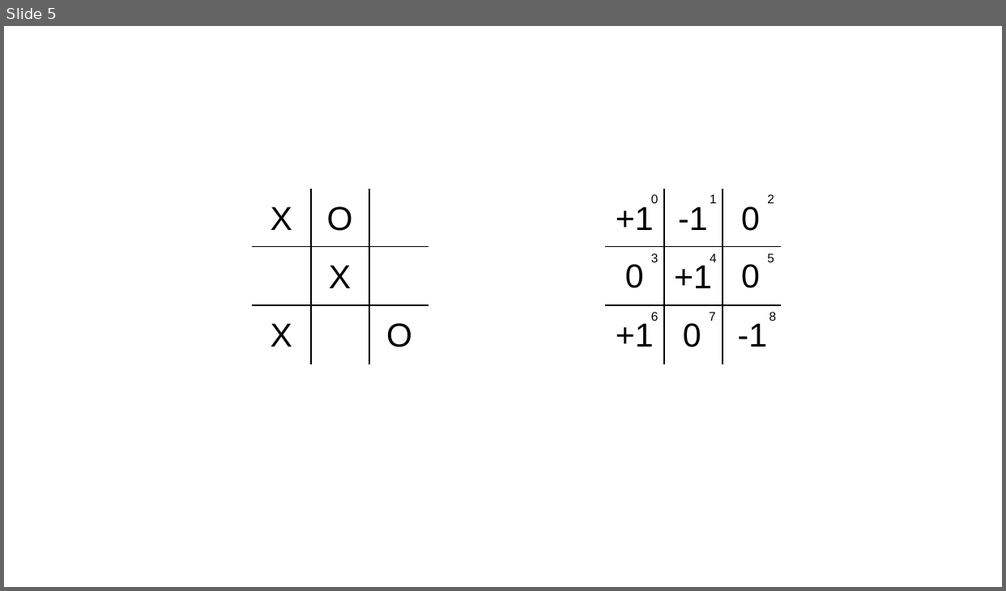
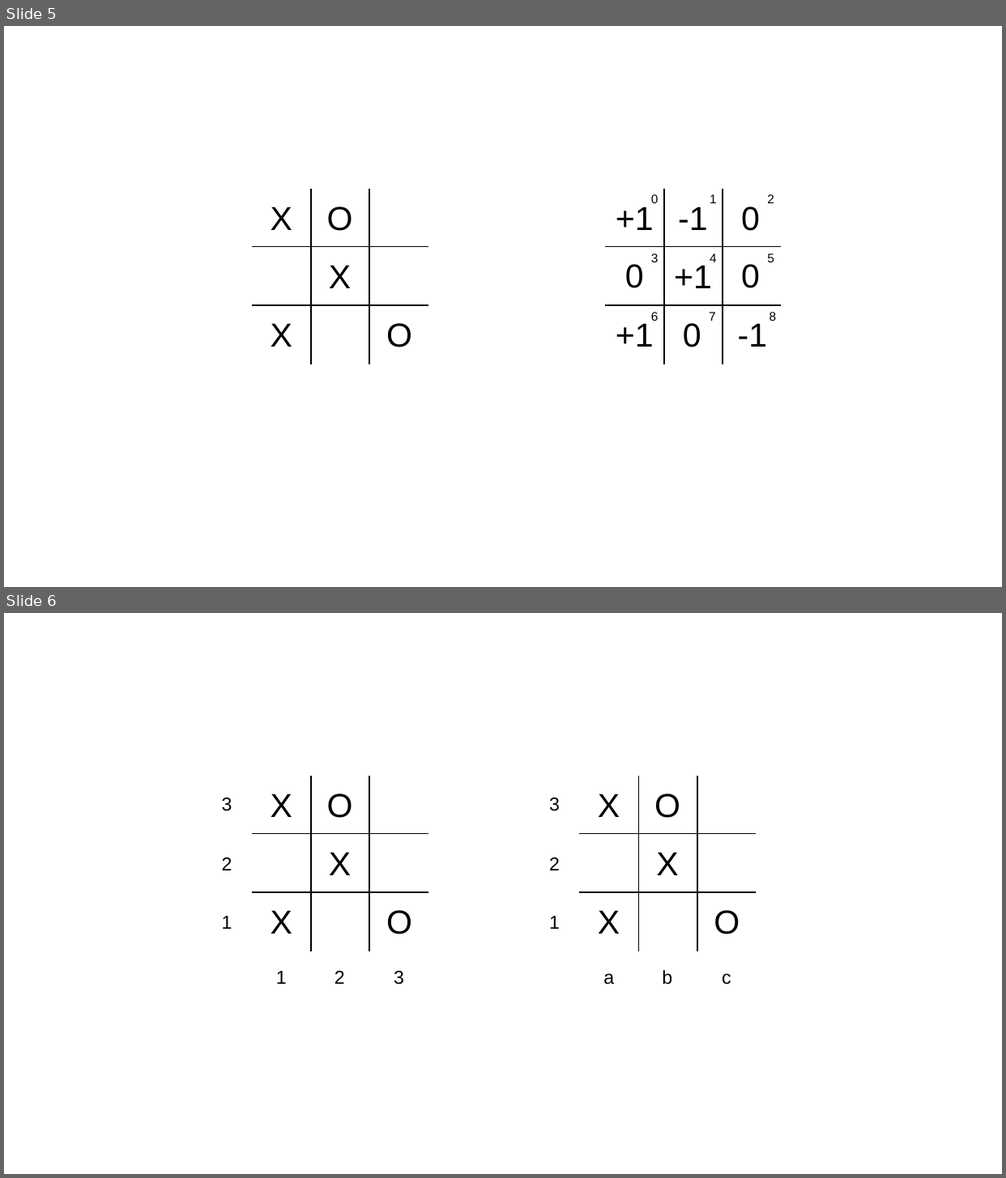
Before and after one commit to denkspuren/plj, a slide deck: KodierungUndRepräsentation/KodierungUndRepräsentation.pptx. Shown one above the other, each under a label of ours: slide 5 before the commit, slides 5 and 6 after it. The pictures are 1006x591 and 1006x1178 pixels, drawn with LibreOffice and Linux fonts; fonts in the diff are those of the drawing. Boxes give left, top, right and bottom in pixels: in the first picture for what was removed or moved away, otherwise in the second. Text is boxed around its words. In the diff, an @@ line names an element or a change of style, - is before the commit and + after.

Commit message:
Folien gesichert

```diff
--- a/KodierungUndRepräsentation/KodierungUndRepräsentation.pptx
+++ b/KodierungUndRepräsentation/KodierungUndRepräsentation.pptx
@@ slide 6 added at (4,613,1002,1174), background #FFFFFF @@
@@ group added at (222,776,428,985): 11 texts, 4 lines @@
+X
+X
+X
+O
+O
+1
+2
+3
+1
+2
+3
@@ group added at (549,776,756,985): 11 texts, 4 lines @@
+X
+X
+X
+O
+O
+a
+b
+c
+1
+2
+3
```
